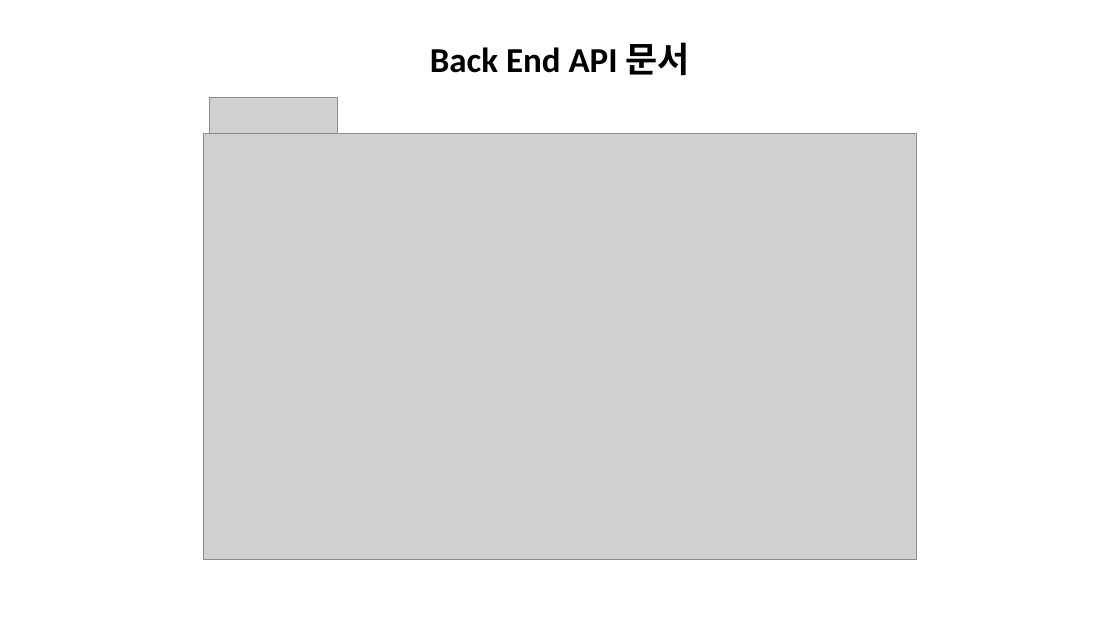
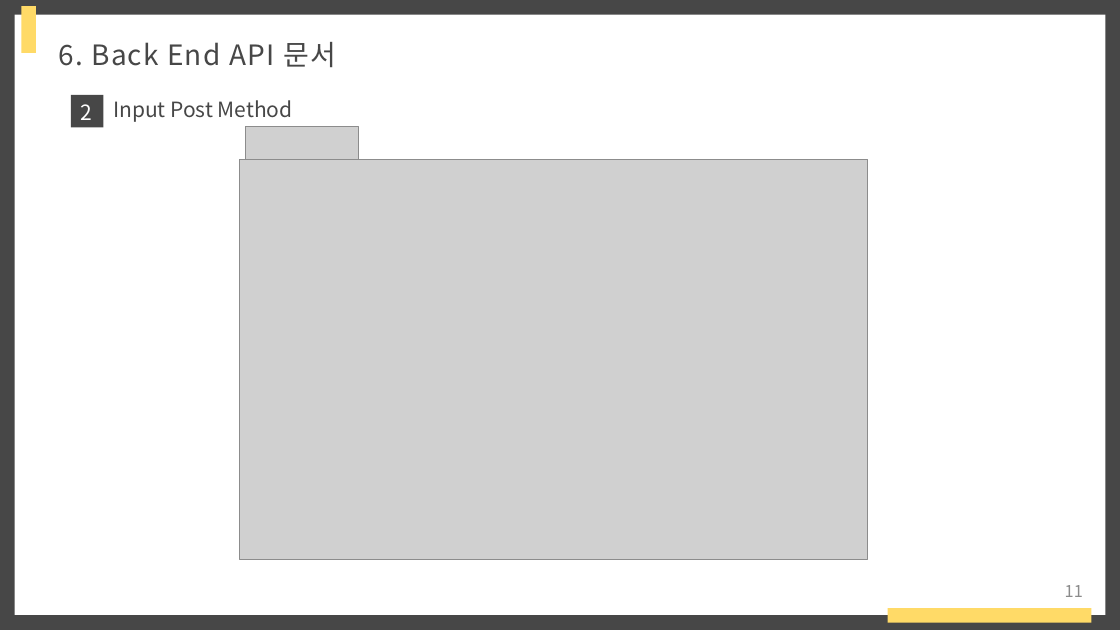
Before and after one commit to raccoon-coding/Eins-Internship, a slide deck: slide 11 of 아인스에스엔시 발표.pptx (slide 10 before the commit). Drawn at 1120x630 pixels with LibreOffice and Linux fonts; fonts in the diff are those of the drawing; grey boxes stand for pictures. Boxes give left, top, right and bottom in pixels: in the first picture for what was removed or moved away, otherwise in the second. Text is boxed around its words. In the diff, an @@ line names an element or a change of style, - is before the commit and + after.

```diff
--- a/아인스에스엔시 발표.pptx
+++ b/아인스에스엔시 발표.pptx
@@ background #FFFFFF to #474747 @@
@@ rectangle added at (14, 14, 1106, 615), fill #FFFFFF @@
@@ rectangle added at (21, 5, 36, 53), fill #FFDA67 @@
@@ text at (59, 42, 336, 67): text changed; size 30 to 24 pt; font Calibri to Noto Sans CJK KR; text colour #000000 to #474747; bold off @@
-Back End API 문서
+6. Back End API 문서
@@ rectangle added at (71, 95, 103, 128), fill #474747 @@
@@ text added at (81, 104, 93, 120), 18 pt, text #FFFFFF @@
+2
@@ text added at (113, 100, 293, 122), 18 pt, text #474747 @@
+Input Post Method
@@ picture: place and size @@
-picture at (209, 97, 338, 151)
+picture at (245, 126, 358, 176)
@@ picture: place and size @@
-picture at (203, 133, 918, 560)
+picture at (240, 160, 869, 560)
@@ page number added at (1065, 585, 1083, 597), 14 pt, text #8C8C8C @@
+11
@@ rectangle added at (888, 608, 1091, 623), fill #FFDA67 @@
```
Also in this commit, not shown: 12 other slides changed, 1 slide added, 28 other files.
